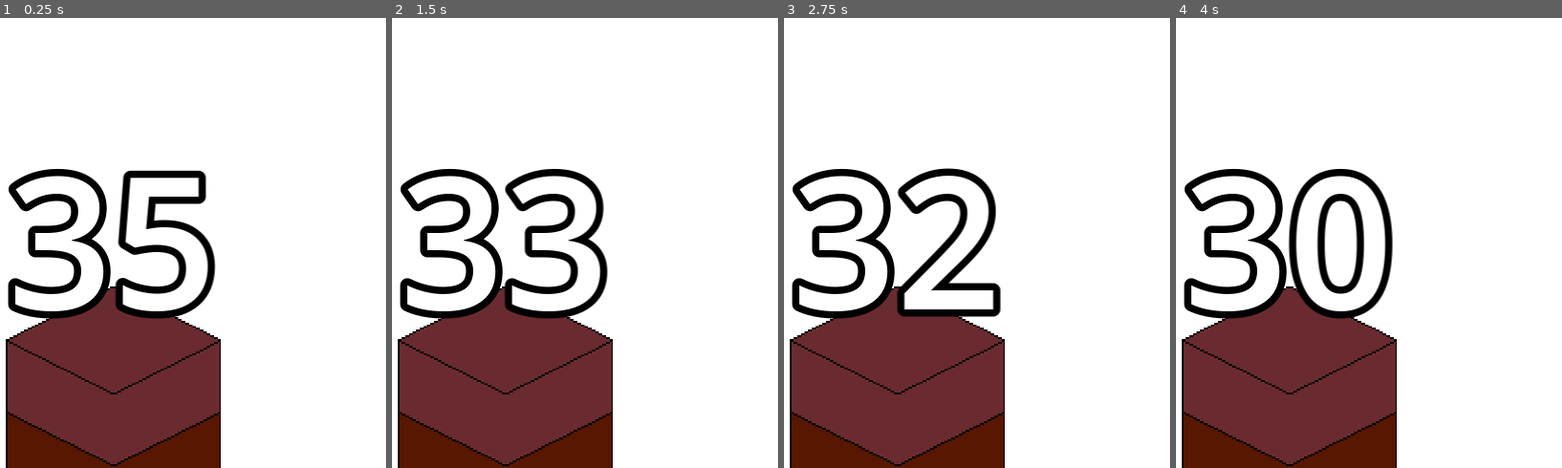
Above: before the commit, frames 1-4 (left to right).
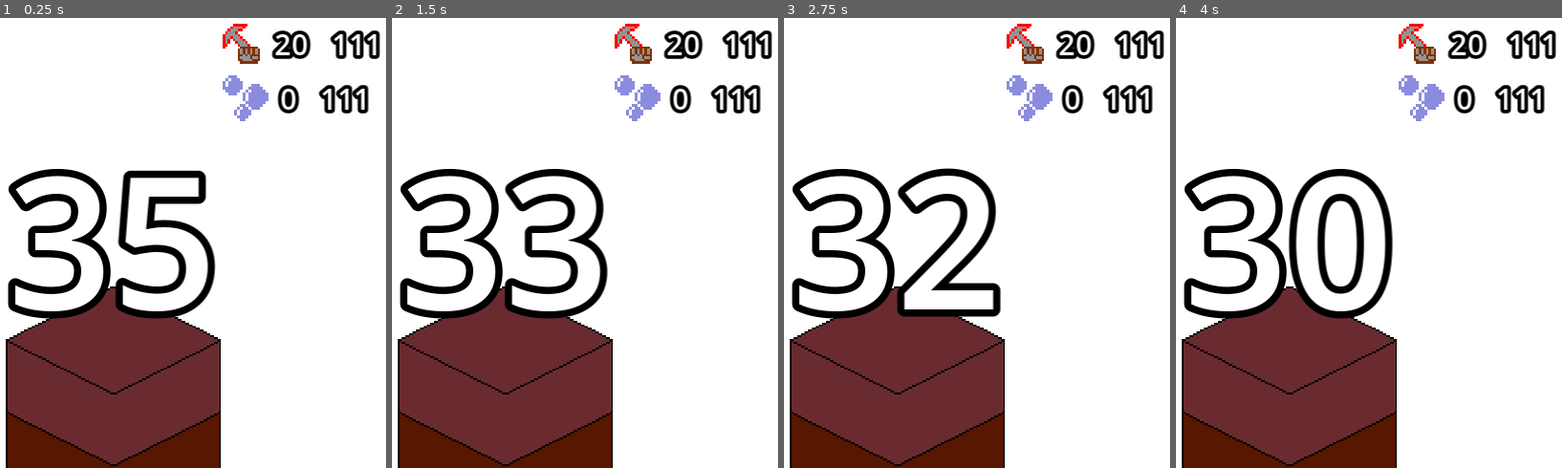
Above: after the commit, the same moments.

Repository: tfcb93/block-in-bits
Game: Godot game, scene res://Scenes/game.tscn
Two runs of this game, one before a commit and one after it. Both use one fixed random seed, a clock stepped at 60 frames per second and the inputs below.
Inputs (mouse positions are in pixels of both pictures, inside the frame that each line leads up to):
- Up to frame 1 (0.25 s): no input
- Up to frame 2 (1.5 s): tap Enter at 0.5 s; move the mouse to (658, 216) at 0.52 s; hold Z (action) 0.53-1.28 s; click (658, 216) at 0.67 s; tap Space at 1.25 s; move the mouse to (outside the picture) at 1.27 s; tap Z (action) at 1.35 s; click (outside the picture) at 1.42 s
- Up to frame 3 (2.75 s): tap Enter at 2 s; move the mouse to (965, 139) at 2.02 s; hold Z (action) from 2.03 s (still down); click (965, 139) at 2.17 s
- Up to frame 4 (4 s): tap Space at 2.75 s; move the mouse to (1257, 328) at 2.77 s; release Z (action) at 2.78 s; tap Z (action) at 2.85 s; click (1257, 328) at 2.92 s; tap Enter at 3.5 s; move the mouse to (1496, 306) at 3.52 s; hold Z (action) from 3.53 s (still down); click (1496, 306) at 3.67 s

The runs differ from the first frame. In frame 1, 2.8% of the frame differs, in the area x 57-99%, y 1-23%; in frame 2, 2.8%; in frame 3, 2.8%; in frame 4, 2.8%.

Commit message:
Implements initial point system; Creates small interface for the game

Diff:
--- /dev/null
+++ b/Resources/blocks_in_bits_theme.tres
@@ -0,0 +1,3 @@
+[gd_resource type="Theme" format=3 uid="uid://bipua3rm4xmv2"]
+
+[resource]
--- /dev/null
+++ b/Resources/player_info_label.tres
@@ -0,0 +1,6 @@
+[gd_resource type="LabelSettings" format=3 uid="uid://d1w54wy8w8lj3"]
+
+[resource]
+font_size = 10
+outline_size = 5
+outline_color = Color(0, 0, 0, 1)
--- a/Scenes/player.tscn
+++ b/Scenes/player.tscn
@@ -1,6 +1,73 @@
-[gd_scene load_steps=2 format=3 uid="uid://e5naf2jx66xg"]
+[gd_scene load_steps=5 format=3 uid="uid://e5naf2jx66xg"]
 
 [ext_resource type="Script" path="res://Scripts/player.gd" id="1_pl5h6"]
+[ext_resource type="LabelSettings" uid="uid://d1w54wy8w8lj3" path="res://Resources/player_info_label.tres" id="2_gwkn7"]
+[ext_resource type="Texture2D" uid="uid://dn4inyxto5cb1" path="res://Resources/Images/resistance.png" id="2_svvc8"]
+[ext_resource type="Texture2D" uid="uid://tawcavopjwj0" path="res://Resources/Images/points.png" id="4_uwk3q"]
 
 [node name="Player" type="Node2D"]
 script = ExtResource("1_pl5h6")
+
+[node name="interface" type="CanvasLayer" parent="."]
+
+[node name="HBoxContainer" type="HBoxContainer" parent="interface"]
+anchors_preset = 1
+anchor_left = 1.0
+anchor_right = 1.0
+offset_left = -82.0
+offset_top = 5.0
+offset_right = -6.0
+offset_bottom = 37.0
+grow_horizontal = 0
+
+[node name="VBoxContainer" type="VBoxContainer" parent="interface/HBoxContainer"]
+layout_mode = 2
+
+[node name="HBoxContainer" type="HBoxContainer" parent="interface/HBoxContainer/VBoxContainer"]
+layout_mode = 2
+
+[node name="intf_tool_img" type="TextureRect" parent="interface/HBoxContainer/VBoxContainer/HBoxContainer"]
+unique_name_in_owner = true
+texture_filter = 1
+layout_mode = 2
+texture = ExtResource("2_svvc8")
+expand_mode = 2
+
+[node name="intf_tool_resistance" type="Label" parent="interface/HBoxContainer/VBoxContainer/HBoxContainer"]
+unique_name_in_owner = true
+layout_mode = 2
+text = "100"
+label_settings = ExtResource("2_gwkn7")
+
+[node name="TextureRect" type="TextureRect" parent="interface/HBoxContainer/VBoxContainer/HBoxContainer"]
+layout_mode = 2
+
+[node name="Label2" type="Label" parent="interface/HBoxContainer/VBoxContainer/HBoxContainer"]
+layout_mode = 2
+text = "111"
+label_settings = ExtResource("2_gwkn7")
+horizontal_alignment = 2
+
+[node name="HBoxContainer3" type="HBoxContainer" parent="interface/HBoxContainer/VBoxContainer"]
+layout_mode = 2
+
+[node name="TextureRect" type="TextureRect" parent="interface/HBoxContainer/VBoxContainer/HBoxContainer3"]
+texture_filter = 1
+layout_mode = 2
+texture = ExtResource("4_uwk3q")
+
+[node name="intf_player_points" type="Label" parent="interface/HBoxContainer/VBoxContainer/HBoxContainer3"]
+unique_name_in_owner = true
+layout_mode = 2
+text = "100"
+label_settings = ExtResource("2_gwkn7")
+vertical_alignment = 3
+
+[node name="TextureRect2" type="TextureRect" parent="interface/HBoxContainer/VBoxContainer/HBoxContainer3"]
+layout_mode = 2
+
+[node name="Label2" type="Label" parent="interface/HBoxContainer/VBoxContainer/HBoxContainer3"]
+layout_mode = 2
+text = "111"
+label_settings = ExtResource("2_gwkn7")
+horizontal_alignment = 2
--- a/Scripts/block_pile.gd
+++ b/Scripts/block_pile.gd
@@ -18,6 +18,7 @@
 @export var sequence: BlockSequence = null;
 
 var blocks = [];
+var actual_block_hits := 0;
 
 func _ready() -> void:
 	var screen_size = get_viewport_rect().size;
@@ -92,8 +93,12 @@
 
 func _on_hit_block(tool_resistance: int) -> void:
 	blocks[0][0] -= ceili(tool_resistance / float(blocks[0][1])); # I need to convert the divisor, otherwise or I change every block resistance to be float or I lost the float part and the ceil will lose it's value here
+	actual_block_hits += 1;
 	if (blocks[0][0] <= 0):
 		blocks.pop_front();
+		print(actual_block_hits);
+		calculate_player_points();
+		actual_block_hits = 0;
 	if (not sequence):
 		_on_insert_element_on_pile();
 	elif(sequence and len(blocks) == 1):
@@ -102,6 +107,10 @@
 		# next level
 		pass;
 	update_block_info();
+
+func calculate_player_points() -> void:
+	var total_points_earned = 1;
+	Events.emit_signal("earn_points", total_points_earned);
 
 #func load_block_sounds() -> void:
 	#for block_type in Globals.block_types:
--- a/Scripts/events.gd
+++ b/Scripts/events.gd
@@ -28,3 +28,4 @@
 
 signal generate_pile();
 signal hit_block(tool_resistance: int);
+signal earn_points(earned_points: int);
--- a/Scripts/player.gd
+++ b/Scripts/player.gd
@@ -1,7 +1,25 @@
 extends Node2D;
 
 @export var player_tool: Tool;
-@export var points: int;
+@export var points := 0;
+
 
 func _ready() -> void:
-	pass;
+
+	Events.connect("earn_points", _on_earn_points);
+
+	update_interface_values();
+	update_interface_player_points();
+
+func update_interface_values():
+	update_interface_tool_resistence();
+
+func update_interface_tool_resistence():
+	%intf_tool_resistance.text = str(player_tool.resistance);
+
+func update_interface_player_points():
+	%intf_player_points.text = str(points);
+
+func _on_earn_points(earned_points: int) -> void:
+	points += earned_points;
+	update_interface_player_points();
Binary file added: Resources/Images/points.png
Not shown, added: Resources/Images/points.png.import
Binary file added: Resources/Images/resistance.png
Not shown, added: Resources/Images/resistance.png.import
Binary file added: Resources/icons.aseprite
